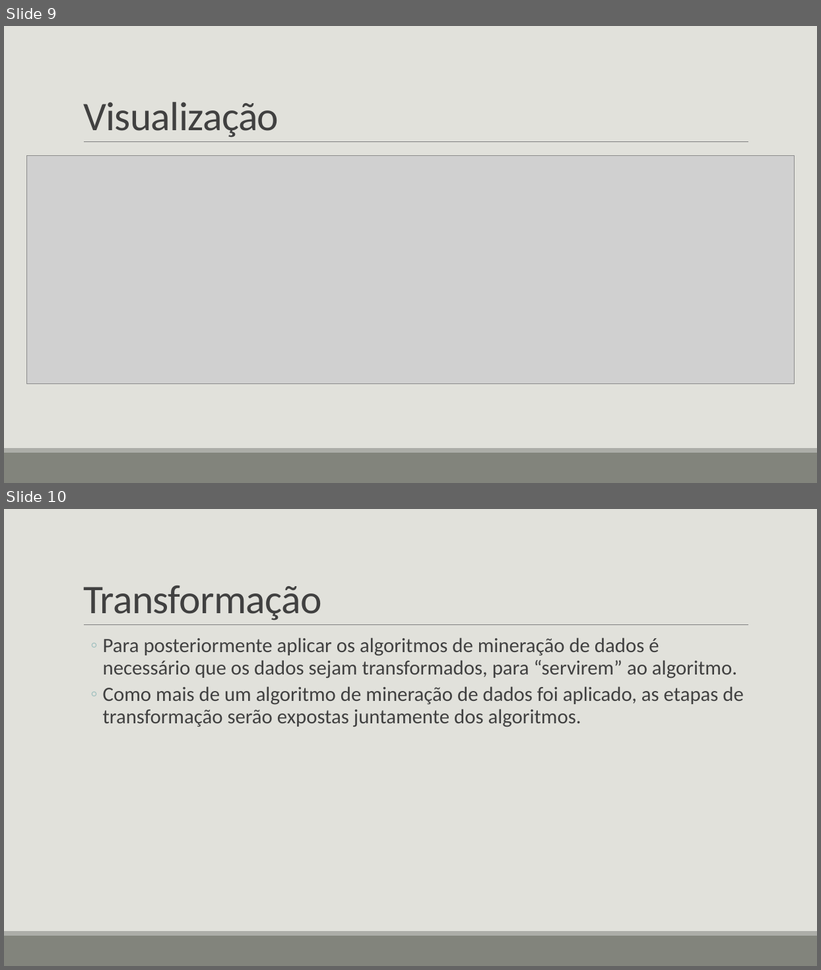
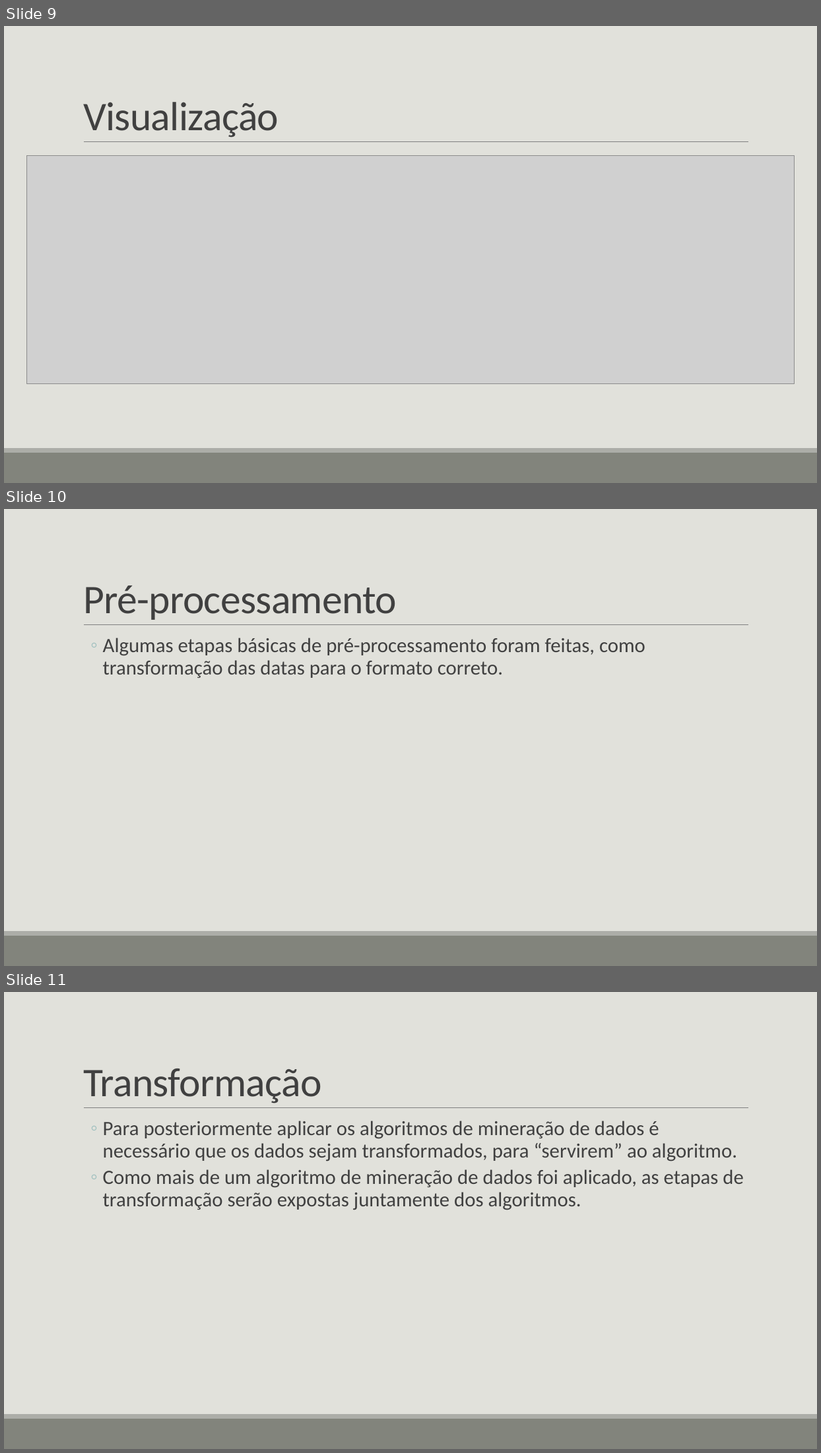
Before and after one commit to gvheisler/KDD-COVID-19, a slide deck: presentation/presentation.pptx. Shown one above the other, each under a label of ours: slides 9 and 10 before the commit, slides 9, 10 and 11 after it. The pictures are 821x970 and 821x1453 pixels, drawn with LibreOffice and Linux fonts; fonts in the diff are those of the drawing; grey boxes stand for pictures. Boxes give left, top, right and bottom in pixels: in the first picture for what was removed or moved away, otherwise in the second. Text is boxed around its words. In the diff, an @@ line names an element or a change of style, - is before the commit and + after.

```diff
--- a/presentation/presentation.pptx
+++ b/presentation/presentation.pptx
@@ slide 10 added at [4, 509, 817, 966], background #E1E1DB; not listed: 3 template elements that a slide beside it also shows @@
@@ title added at [83, 586, 397, 620], 48 pt, text #404040 @@
+Pré-processamento
@@ text added at [103, 638, 646, 678], 24 pt, text #404040 @@
+  ◦ Algumas etapas básicas de pré-processamento foram feitas, como transformação das datas para o formato correto.
@@ what was slide 10 is now slide 11 @@
```
Also in this commit, not shown: 5 slides changed, 2 slides removed.
